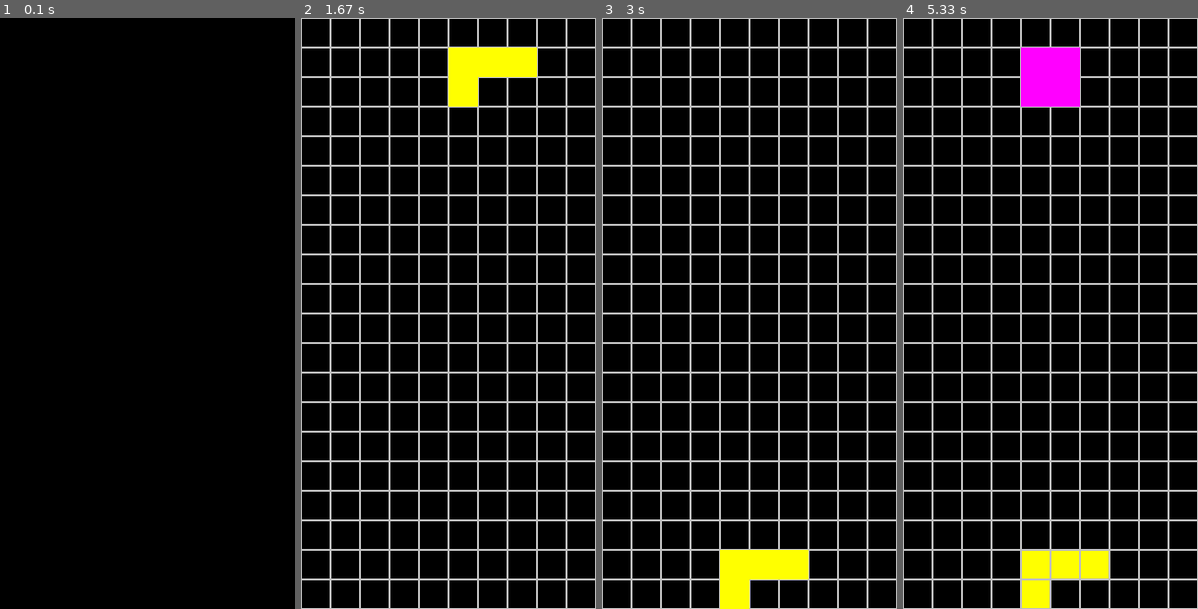
Above: before the commit, frames 1-4 (left to right).
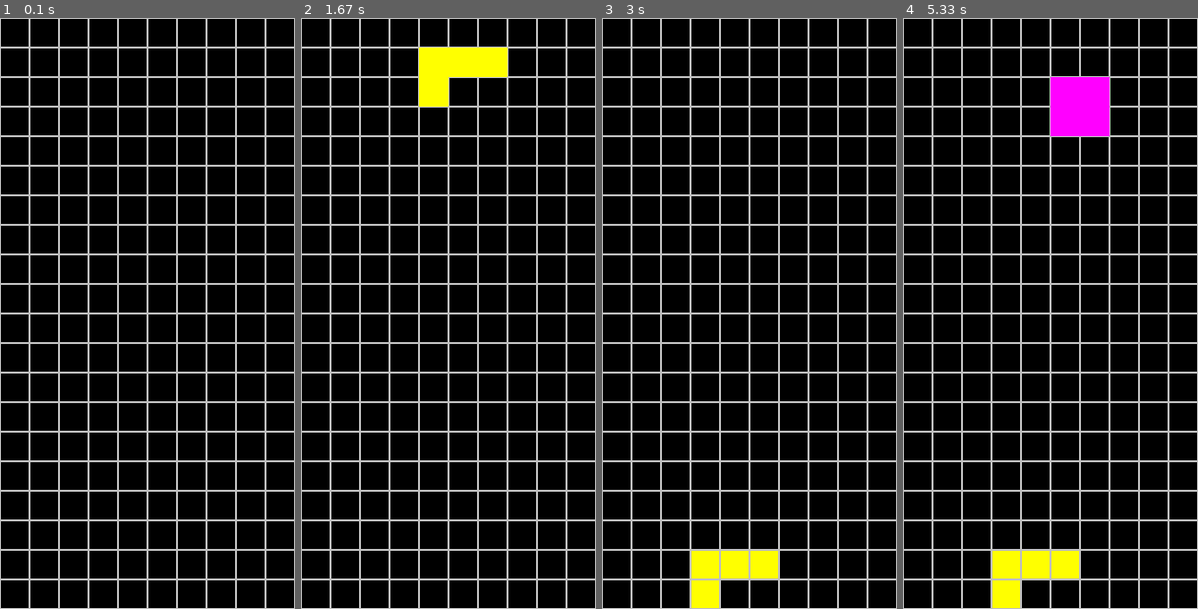
Above: after the commit, the same moments.

Repository: tkilla77/ksr_talenta_tetris
Game: pygame game, started from pygame_tetris.py
Two runs of this game, one before a commit and one after it. Both use one fixed random seed, a clock stepped at 60 frames per second and the inputs below.
Inputs:
- Up to frame 1 (0.1 s): no input
- Up to frame 2 (1.67 s): hold Right 0.33-0.8 s; hold Right from 1.22 s (still down)
- Up to frame 3 (3 s): release Right at 1.68 s; hold Left 1.72-2.32 s; hold Down from 2.35 s (still down)
- Up to frame 4 (5.33 s): release Down at 3.12 s; hold Left 3.15-4.03 s; hold Up 4.07-5.08 s; hold Right from 5.12 s (still down)

The runs differ from the first frame. In frame 1, 13% of the frame differs, in the area x 0-100%, y 0-100%; in frame 2, 2.0%; in frame 3, 2.0%; in frame 4, 4.7%.

Commit message:
make game fps independent of game stepping speed

Diff:
--- a/pygame_tetris.py
+++ b/pygame_tetris.py
@@ -35,9 +35,12 @@
 
     def run(self):
         running = True
+        step_time = 0
         while running:
-            dt = self.clock.tick(self.tetris.speed)
-            self.tetris.step()
+            step_time += self.clock.tick(40)
+            if step_time > 1000 / self.tetris.speed:
+                self.tetris.step()
+                step_time = 0
 
             for event in pygame.event.get():
                 if event.type == pygame.QUIT:
--- a/tetris.py
+++ b/tetris.py
@@ -60,7 +60,7 @@
         self.cols = cols
         self.grid = [[Color.EMPTY] * cols for _ in range(rows)]
         self.level = 1
-        self.speed = 1.5  # Game frames per second
+        self.speed = 1.5  # Game steps per second
         """The currently active piece being dropped."""
         self.current = None
         """The upper-left coordinate [row, col] of the current piece being dropped."""
